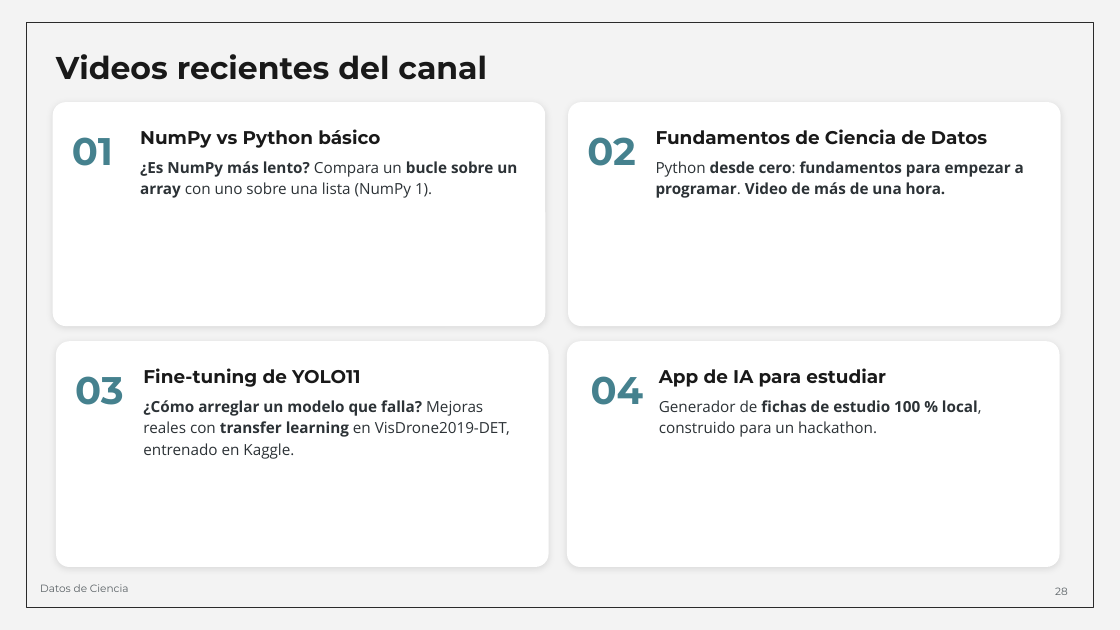
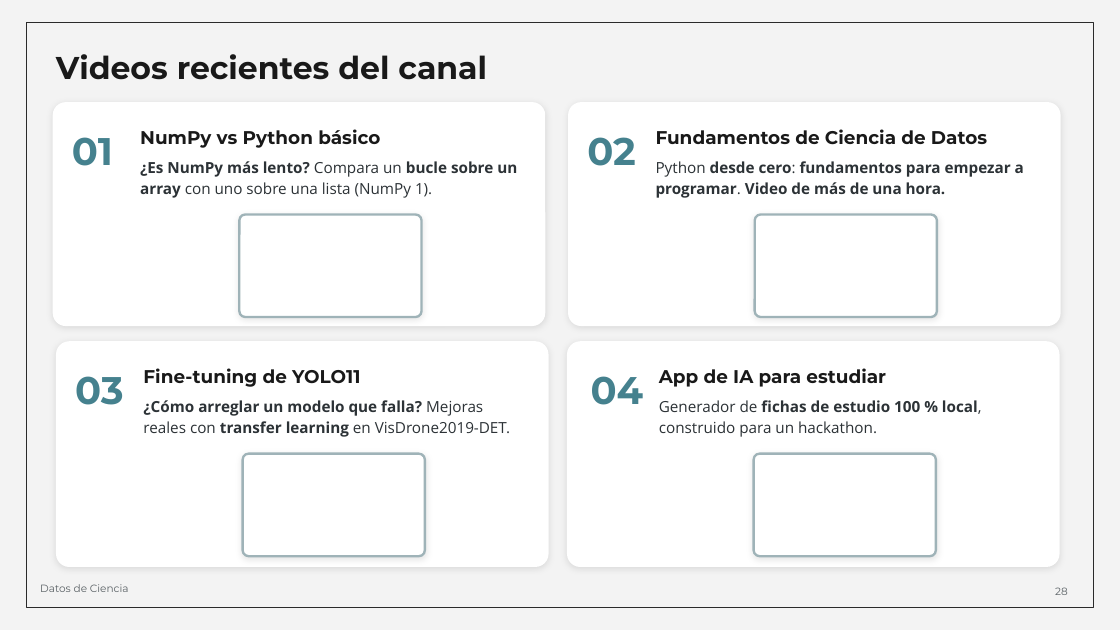
Before and after one commit to Group-of-Solar-Astrophysics/Escuela-Astrofisica-Solar-2026, a slide deck: slide 28 of 01_Material_por_expositor/Juan_Esteban_Agudelo_Ortiz/01_Presentacion/Copiloto_de_Fisica_Solar_Escuela_2026.odp. Drawn at 1120x630 pixels with LibreOffice and Linux fonts; fonts in the diff are those of the drawing. Boxes give left, top, right and bottom in pixels: in the first picture for what was removed or moved away, otherwise in the second. Text is boxed around its words. In the diff, an @@ line names an element or a change of style, - is before the commit and + after.

```diff
--- a/01_Material_por_expositor/Juan_Esteban_Agudelo_Ortiz/01_Presentacion/Copiloto_de_Fisica_Solar_Escuela_2026.odp
+++ b/01_Material_por_expositor/Juan_Esteban_Agudelo_Ortiz/01_Presentacion/Copiloto_de_Fisica_Solar_Escuela_2026.odp
@@ rounded rectangle added at [239,214,422,317], fill #FFFFFF, outline #9FB3B8 2.01 pt @@
@@ rounded rectangle added at [755,214,938,317], fill #FFFFFF, outline #9FB3B8 2.01 pt @@
@@ text at [143,400,510,437]: text changed; bold on @@
-¿Cómo arreglar un modelo que falla? Mejoras reales con transfer learning en VisDrone2019-DET, entrenado en Kaggle.
+¿Cómo arreglar un modelo que falla? Mejoras reales con transfer learning en VisDrone2019-DET.
@@ rounded rectangle added at [243,454,425,556], fill #FFFFFF, outline #9FB3B8 2.01 pt @@
@@ rounded rectangle added at [754,454,936,556], fill #FFFFFF, outline #9FB3B8 2.01 pt @@
```
Also in this commit, not shown: 1 other file.
